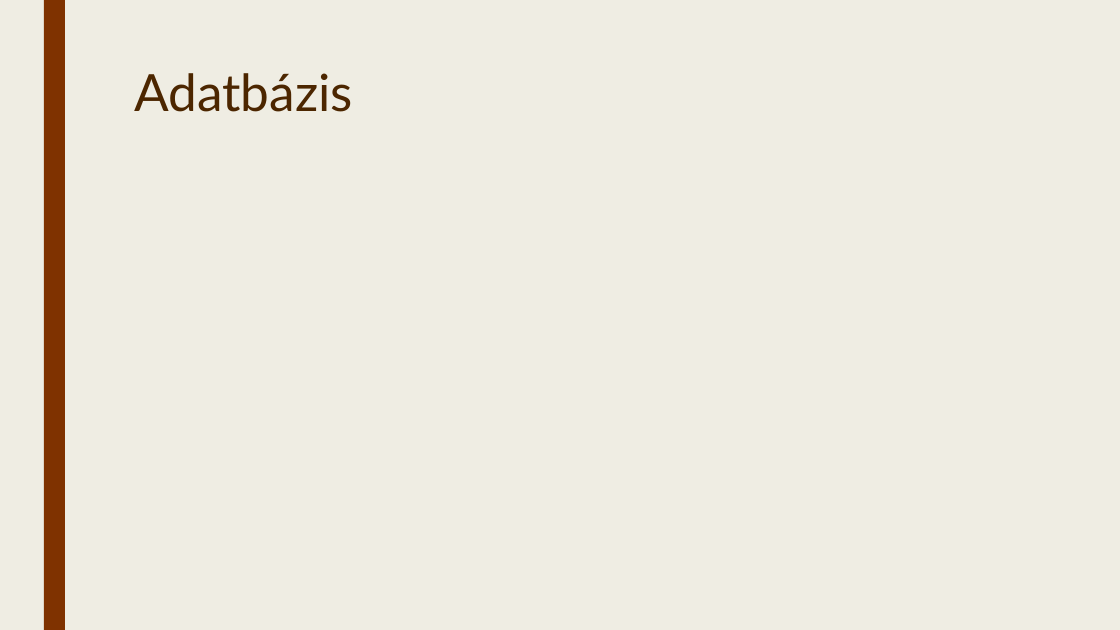
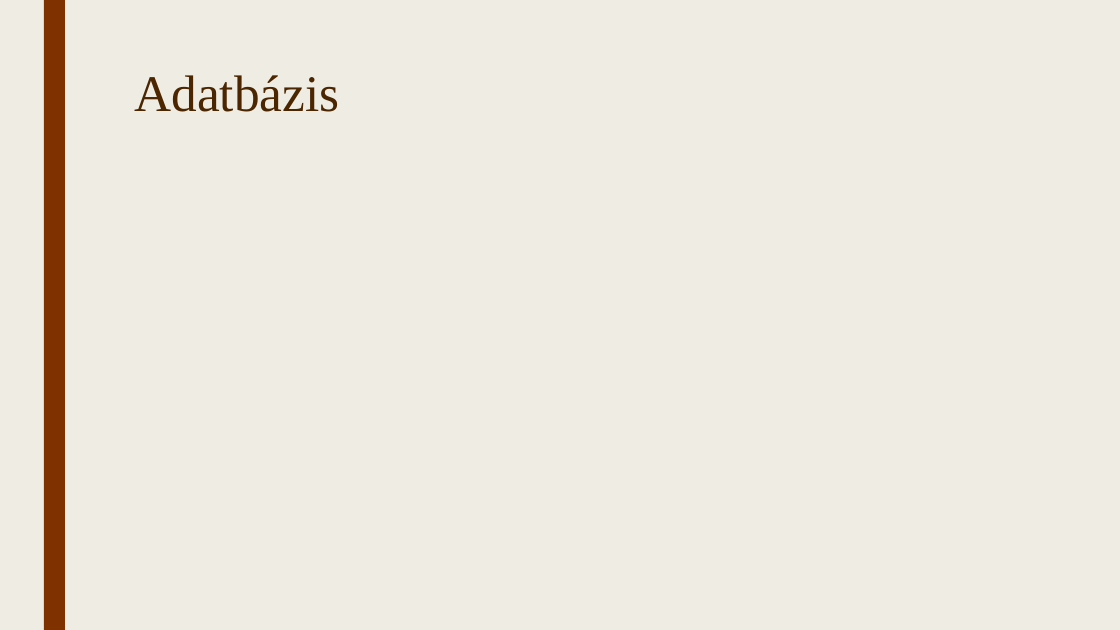
Before and after one commit to TothpalIstvano/13_S1_4_vizsgaremek, a slide deck: slide 7 of Fájlok/Bemutató.pptx. Drawn at 1120x630 pixels with LibreOffice and Linux fonts; fonts in the diff are those of the drawing. Boxes give left, top, right and bottom in pixels: in the first picture for what was removed or moved away, otherwise in the second. Text is boxed around its words. In the diff, an @@ line names an element or a change of style, - is before the commit and + after.

```diff
--- a/Fájlok/Bemutató.pptx
+++ b/Fájlok/Bemutató.pptx
@@ title "Adatbázis" at (x1=134, y1=75, x2=339, y2=112): font Lato to Times New Roman @@
```
Also in this commit, not shown: 7 other slides changed, 4 slides added, 4 slides removed.
